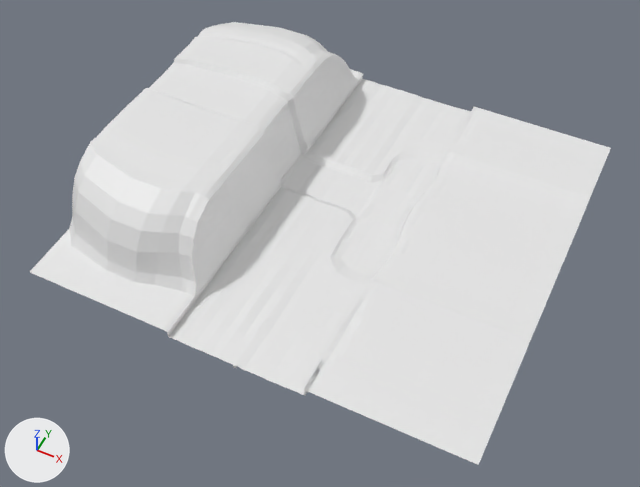
An edit to the FBX model other stuff/blender assets/env/groundTiles/waterfallLong.fbx, drawn before and after from the same camera.
Camera for both pictures: a 50 mm camera at (191.0, -566.0, 474.0) aimed at (1.0, -186.0, -1.0). Every picture has the same lights, and +X, +Y and +Z are marked at lower left. Where no turn or scale is listed for an object, it has been applied to the vertices.
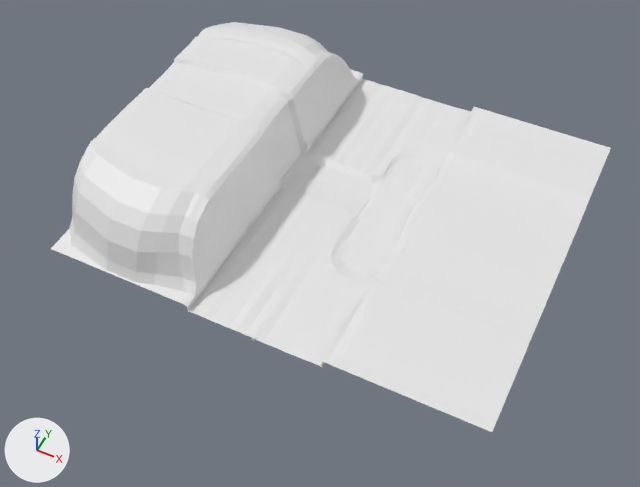
Pixel boxes [x1, y1, x2, y2] of what changed, in the pictures (640 x 487 px):
'Plane.006', reshaped (7% shorter): before [30, 22, 611, 465]; after [51, 22, 611, 432]
part 1 of me_plane_006, deleted: before [30, 249, 492, 465]

The edits, one by one:
me_plane_006 is used by ob_plane_006; location (0.0, 0.0, 0.0).
me_plane_006 had 610 vertices, 476 faces and spanned x -163.0..163.0, y -304.0..0.0, z -4.0..56.0.
me_plane_006 now has 579 vertices, 448 faces and spans x -163.0..163.0, y -280.0..0.0, z -4.0..56.0.
Part 1, on me_plane_006:
31 vertices are removed from x -163.0..163.0, y -304.0, z -1.0..6.0.
28 faces are deleted.
